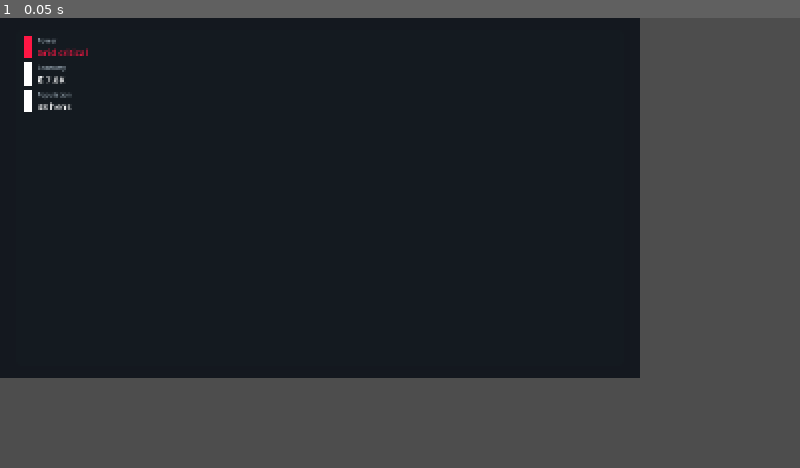
Above: before the commit, frame 1.
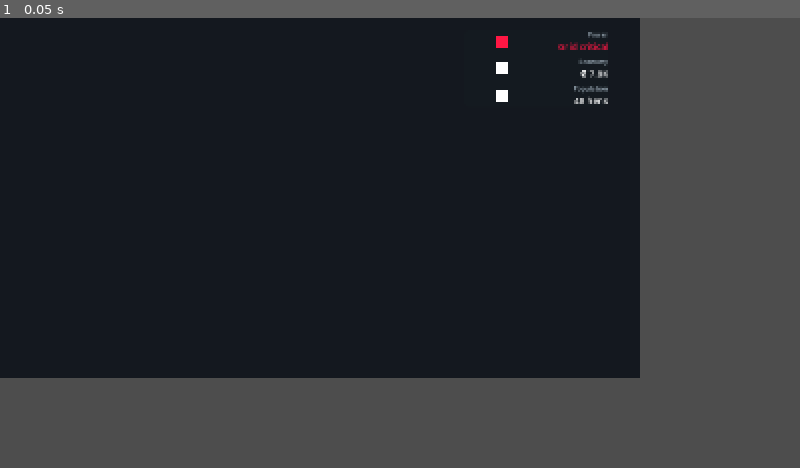
Above: after the commit, the same moment.

Repository: Balooog/Project_Yolkless
Game: Godot game, scene res://scenes/ui_baseline/hud_power_critical.tscn
The game is run twice, just before and just after one commit, with the same random seed, the same clock (stepped at 60 frames per second) and the same inputs. This scene is started directly instead of the project's main scene.
Inputs:
- Up to frame 1 (0.05 s): no input

The runs differ from the first frame. In frame 1, 0.7% of the frame differs, in the area x 3-76%, y 3-21%.

Commit message:
PX-018.5 UI Baseline finalized: real headless renders + linter

Diff:
--- a/scenes/ui_baseline/HUD_StatusBase.tscn
+++ b/scenes/ui_baseline/HUD_StatusBase.tscn
@@ -13,100 +13,122 @@
 anchor_bottom = 1.0
 color = Color(0.078, 0.094, 0.122, 1)
 
-[node name="SafeMargin" type="MarginContainer" parent="."]
+[node name="DockPanel" type="PanelContainer" parent="."]
+unique_name_in_owner = true
+offset_left = 928.0
+offset_top = 24.0
+offset_right = 1216.0
+offset_bottom = 152.0
+custom_minimum_size = Vector2(288, 128)
+
+[node name="DockMargin" type="MarginContainer" parent="DockPanel"]
 anchor_right = 1.0
 anchor_bottom = 1.0
-theme_override_constants/margin_left = 32
-theme_override_constants/margin_top = 24
-theme_override_constants/margin_right = 32
-theme_override_constants/margin_bottom = 24
+offset_right = 0.0
+offset_bottom = 0.0
+theme_override_constants/margin_left = 64
+theme_override_constants/margin_top = 0
+theme_override_constants/margin_right = 0
+theme_override_constants/margin_bottom = 0
 
-[node name="DockPanel" type="PanelContainer" parent="SafeMargin"]
-unique_name_in_owner = true
-anchor_left = 1.0
-anchor_right = 1.0
-offset_left = -288.0
-offset_right = 0.0
-offset_top = 0.0
-offset_bottom = 128.0
-theme_override_material = null
-
-[node name="StatusColumn" type="VBoxContainer" parent="SafeMargin/DockPanel"]
+[node name="StatusColumn" type="VBoxContainer" parent="DockPanel/DockMargin"]
+custom_minimum_size = Vector2(224, 96)
 size_flags_horizontal = 3
 size_flags_vertical = 3
 theme_override_constants/separation = 8
 
-[node name="PowerRow" type="HBoxContainer" parent="SafeMargin/DockPanel/StatusColumn"]
+[node name="PowerRow" type="HBoxContainer" parent="DockPanel/DockMargin/StatusColumn"]
 unique_name_in_owner = true
-size_flags_horizontal = 3
+custom_minimum_size = Vector2(224, 32)
+size_flags_horizontal = 0
 theme_override_constants/separation = 8
 
-[node name="PowerIcon" type="ColorRect" parent="SafeMargin/DockPanel/StatusColumn/PowerRow"]
+[node name="PowerIcon" type="ColorRect" parent="DockPanel/DockMargin/StatusColumn/PowerRow"]
 unique_name_in_owner = true
-custom_minimum_size = Vector2(18, 18)
+custom_minimum_size = Vector2(24, 24)
+size_flags_vertical = 4
 corner_radius_top_left = 4
 corner_radius_top_right = 4
 corner_radius_bottom_left = 4
 corner_radius_bottom_right = 4
 
-[node name="PowerText" type="VBoxContainer" parent="SafeMargin/DockPanel/StatusColumn/PowerRow"]
+[node name="PowerText" type="VBoxContainer" parent="DockPanel/DockMargin/StatusColumn/PowerRow"]
+custom_minimum_size = Vector2(192, 32)
 size_flags_horizontal = 3
 theme_override_constants/separation = 2
 
-[node name="PowerTitle" type="Label" parent="SafeMargin/DockPanel/StatusColumn/PowerRow/PowerText"]
+[node name="PowerTitle" type="Label" parent="DockPanel/DockMargin/StatusColumn/PowerRow/PowerText"]
 unique_name_in_owner = true
 text = "Power"
+horizontal_alignment = 2
+size_flags_horizontal = 3
 
-[node name="PowerValue" type="Label" parent="SafeMargin/DockPanel/StatusColumn/PowerRow/PowerText"]
+[node name="PowerValue" type="Label" parent="DockPanel/DockMargin/StatusColumn/PowerRow/PowerText"]
 unique_name_in_owner = true
 text = "Load Stable"
+horizontal_alignment = 2
+size_flags_horizontal = 3
 
-[node name="EconomyRow" type="HBoxContainer" parent="SafeMargin/DockPanel/StatusColumn"]
+[node name="EconomyRow" type="HBoxContainer" parent="DockPanel/DockMargin/StatusColumn"]
 unique_name_in_owner = true
-size_flags_horizontal = 3
+custom_minimum_size = Vector2(224, 32)
+size_flags_horizontal = 0
 theme_override_constants/separation = 8
 
-[node name="EconomyIcon" type="ColorRect" parent="SafeMargin/DockPanel/StatusColumn/EconomyRow"]
+[node name="EconomyIcon" type="ColorRect" parent="DockPanel/DockMargin/StatusColumn/EconomyRow"]
 unique_name_in_owner = true
-custom_minimum_size = Vector2(18, 18)
+custom_minimum_size = Vector2(24, 24)
+size_flags_vertical = 4
 corner_radius_top_left = 4
 corner_radius_top_right = 4
 corner_radius_bottom_left = 4
 corner_radius_bottom_right = 4
 
-[node name="EconomyText" type="VBoxContainer" parent="SafeMargin/DockPanel/StatusColumn/EconomyRow"]
+[node name="EconomyText" type="VBoxContainer" parent="DockPanel/DockMargin/StatusColumn/EconomyRow"]
+custom_minimum_size = Vector2(192, 32)
 size_flags_horizontal = 3
 theme_override_constants/separation = 2
 
-[node name="EconomyTitle" type="Label" parent="SafeMargin/DockPanel/StatusColumn/EconomyRow/EconomyText"]
+[node name="EconomyTitle" type="Label" parent="DockPanel/DockMargin/StatusColumn/EconomyRow/EconomyText"]
 unique_name_in_owner = true
 text = "Economy"
+horizontal_alignment = 2
+size_flags_horizontal = 3
 
-[node name="EconomyValue" type="Label" parent="SafeMargin/DockPanel/StatusColumn/EconomyRow/EconomyText"]
+[node name="EconomyValue" type="Label" parent="DockPanel/DockMargin/StatusColumn/EconomyRow/EconomyText"]
 unique_name_in_owner = true
 text = "₡ 0"
+horizontal_alignment = 2
+size_flags_horizontal = 3
 
-[node name="PopulationRow" type="HBoxContainer" parent="SafeMargin/DockPanel/StatusColumn"]
+[node name="PopulationRow" type="HBoxContainer" parent="DockPanel/DockMargin/StatusColumn"]
 unique_name_in_owner = true
-size_flags_horizontal = 3
+custom_minimum_size = Vector2(224, 32)
+size_flags_horizontal = 0
 theme_override_constants/separation = 8
 
-[node name="PopulationIcon" type="ColorRect" parent="SafeMargin/DockPanel/StatusColumn/PopulationRow"]
+[node name="PopulationIcon" type="ColorRect" parent="DockPanel/DockMargin/StatusColumn/PopulationRow"]
 unique_name_in_owner = true
-custom_minimum_size = Vector2(18, 18)
+custom_minimum_size = Vector2(24, 24)
+size_flags_vertical = 4
 corner_radius_top_left = 4
 corner_radius_top_right = 4
 corner_radius_bottom_left = 4
 corner_radius_bottom_right = 4
 
-[node name="PopulationText" type="VBoxContainer" parent="SafeMargin/DockPanel/StatusColumn/PopulationRow"]
+[node name="PopulationText" type="VBoxContainer" parent="DockPanel/DockMargin/StatusColumn/PopulationRow"]
+custom_minimum_size = Vector2(192, 32)
 size_flags_horizontal = 3
 theme_override_constants/separation = 2
 
-[node name="PopulationTitle" type="Label" parent="SafeMargin/DockPanel/StatusColumn/PopulationRow/PopulationText"]
+[node name="PopulationTitle" type="Label" parent="DockPanel/DockMargin/StatusColumn/PopulationRow/PopulationText"]
 unique_name_in_owner = true
 text = "Population"
+horizontal_alignment = 2
+size_flags_horizontal = 3
 
-[node name="PopulationValue" type="Label" parent="SafeMargin/DockPanel/StatusColumn/PopulationRow/PopulationText"]
+[node name="PopulationValue" type="Label" parent="DockPanel/DockMargin/StatusColumn/PopulationRow/PopulationText"]
 unique_name_in_owner = true
 text = "0 hens"
+horizontal_alignment = 2
+size_flags_horizontal = 3
--- /dev/null
+++ b/tools/ui_capture_baseline.gd
@@ -0,0 +1,130 @@
+extends SceneTree
+
+const DEFAULT_OUTPUT := "res://dev/screenshots/ui_baseline"
+const VIEWPORT_SIZE := Vector2i(1280, 720)
+const BASELINE_SCENES := [
+	{"path": "res://scenes/ui_baseline/hud_blank_reference.tscn", "out": "hud_blank_reference.png"},
+	{"path": "res://scenes/ui_baseline/hud_power_normal.tscn", "out": "hud_power_normal.png"},
+	{"path": "res://scenes/ui_baseline/hud_power_warning.tscn", "out": "hud_power_warning.png"},
+	{"path": "res://scenes/ui_baseline/hud_power_critical.tscn", "out": "hud_power_critical.png"}
+]
+const TOAST_RECT := Rect2i(Vector2i(340, 624), Vector2i(600, 72))
+const SAFE_AREA := Rect2i(Vector2i(32, 24), Vector2i(1216, 672))
+
+var _output_dir := DEFAULT_OUTPUT
+var _root_viewport: Viewport
+
+func _init() -> void:
+	_parse_args()
+	call_deferred("_run_capture")
+
+func _ready() -> void:
+	_ensure_viewport()
+
+func _ensure_viewport() -> void:
+	if _root_viewport:
+		return
+	_root_viewport = get_root()
+	_root_viewport.size = VIEWPORT_SIZE
+	DisplayServer.window_set_size(VIEWPORT_SIZE)
+	_root_viewport.canvas_item_default_texture_filter = Viewport.DEFAULT_CANVAS_ITEM_TEXTURE_FILTER_LINEAR
+
+func _parse_args() -> void:
+	for arg in OS.get_cmdline_user_args():
+		if arg.begins_with("--output="):
+			var custom := arg.substr("--output=".length())
+			if custom != "":
+				_output_dir = custom
+
+func _log(message: String) -> void:
+	print("[baseline]", message)
+
+func _absolute_output_dir() -> String:
+	return ProjectSettings.globalize_path(_output_dir)
+
+func _prepare_output_dir() -> void:
+	var absolute := _absolute_output_dir()
+	if DirAccess.make_dir_recursive_absolute(absolute) != OK:
+		push_error("Failed to create output directory: %s" % absolute)
+
+func _capture_viewport_image() -> Image:
+	await process_frame
+	var texture := _root_viewport.get_texture()
+	return texture.get_image()
+
+func _clear_scene(instance: Node) -> void:
+	if instance:
+		instance.queue_free()
+	await process_frame
+
+func _save_png(image: Image, filename: String) -> void:
+	_mask_toast(image)
+	_mask_outside_safe_area(image)
+	var absolute := _absolute_output_dir()
+	var full_path := absolute.path_join(filename)
+	var err := image.save_png(full_path)
+	if err != OK:
+		push_error("Failed to save %s (err=%d)" % [full_path, err])
+	else:
+		_log("saved %s" % full_path)
+
+func _load_scene(path: String) -> PackedScene:
+	var scene := load(path)
+	if scene == null:
+		push_error("Missing baseline scene: %s" % path)
+	return scene
+
+func _run_capture() -> void:
+	_ensure_viewport()
+	await _capture_all()
+	quit()
+
+func _capture_all() -> void:
+	_prepare_output_dir()
+	for entry in BASELINE_SCENES:
+		var scene_path: String = entry.get("path", "")
+		var out_name: String = entry.get("out", "")
+		if scene_path == "" or out_name == "":
+			continue
+		await _capture_scene(scene_path, out_name)
+
+func _capture_scene(scene_path: String, out_name: String) -> void:
+	_log("capturing %s" % scene_path)
+	var packed := _load_scene(scene_path)
+	if packed == null:
+		return
+	var instance := packed.instantiate()
+	if instance == null:
+		push_error("Unable to instantiate %s" % scene_path)
+		return
+	_root_viewport.add_child(instance)
+	await process_frame
+	await process_frame
+	var image := await _capture_viewport_image()
+	_save_png(image, out_name)
+	await _clear_scene(instance)
+
+func _mask_toast(image: Image) -> void:
+	if TOAST_RECT.size == Vector2i.ZERO:
+		return
+	var bg := image.get_pixel(0, 0)
+	var start_x := TOAST_RECT.position.x
+	var end_x := TOAST_RECT.position.x + TOAST_RECT.size.x
+	var start_y := TOAST_RECT.position.y
+	var end_y := TOAST_RECT.position.y + TOAST_RECT.size.y
+	for y in range(start_y, end_y):
+		for x in range(start_x, end_x):
+			image.set_pixel(x, y, bg)
+
+func _mask_outside_safe_area(image: Image) -> void:
+	if SAFE_AREA.size == Vector2i.ZERO:
+		return
+	var bg := image.get_pixel(0, 0)
+	var left := SAFE_AREA.position.x
+	var right := SAFE_AREA.position.x + SAFE_AREA.size.x
+	var top := SAFE_AREA.position.y
+	var bottom := SAFE_AREA.position.y + SAFE_AREA.size.y
+	for y in range(image.get_height()):
+		for x in range(image.get_width()):
+			if x < left or x >= right or y < top or y >= bottom:
+				image.set_pixel(x, y, bg)
--- a/tools/ui_screenshots.gd
+++ b/tools/ui_screenshots.gd
@@ -53,7 +53,9 @@
 		printerr("ui_screenshots.gd: failed to create output directory %s" % [absolute_output])
 
 	for scene_path in scenes:
+		print("ui_screenshots.gd: capturing ", scene_path)
 		await _capture_scene(scene_path, absolute_output)
+		print("ui_screenshots.gd: finished ", scene_path)
 
 	quit()
 
@@ -67,10 +69,6 @@
 		print("ui_screenshots.gd: capture disabled; skipping %s" % scene_path)
 		return
 
-	if OS.has_feature("headless"):
-		print("ui_screenshots.gd: headless renderer, skipping capture for %s" % scene_path)
-		return
-
 	var instance := packed.instantiate()
 	if instance == null:
 		printerr("ui_screenshots.gd: cannot instantiate %s" % scene_path)
@@ -82,8 +80,9 @@
 	# Allow layout to settle across a couple of frames.
 	await process_frame
 	await process_frame
-	RenderingServer.force_draw(true, 0.0)
-	await RenderingServer.frame_post_draw
+	if not OS.has_feature("headless"):
+		RenderingServer.force_draw(true, 0.0)
+		await RenderingServer.frame_post_draw
 
 	var viewport := get_root()
 	var texture := viewport.get_texture()
--- a/ui/baseline/HUDStatusDock.gd
+++ b/ui/baseline/HUDStatusDock.gd
@@ -83,10 +83,10 @@
 	style.corner_radius_top_right = radius
 	style.corner_radius_bottom_left = radius
 	style.corner_radius_bottom_right = radius
-	style.content_margin_left = int(round(TOKENS.spacing_value(&"space_lg")))
-	style.content_margin_right = int(round(TOKENS.spacing_value(&"space_lg")))
-	style.content_margin_top = int(round(TOKENS.spacing_value(&"space_md")))
-	style.content_margin_bottom = int(round(TOKENS.spacing_value(&"space_md")))
+	style.content_margin_left = 0
+	style.content_margin_right = 0
+	style.content_margin_top = 0
+	style.content_margin_bottom = 0
 	_panel.add_theme_stylebox_override("panel", style)
 
 func _apply_static_tokens() -> void:
Binary file changed: dev/screenshots/ui_baseline/hud_blank_reference.png
Not shown, removed: dev/screenshots/ui_baseline/hud_blank_reference.png.import
Binary file changed: dev/screenshots/ui_baseline/hud_power_critical.png
Not shown, removed: dev/screenshots/ui_baseline/hud_power_critical.png.import
Binary file changed: dev/screenshots/ui_baseline/hud_power_normal.png
Not shown, removed: dev/screenshots/ui_baseline/hud_power_normal.png.import
Binary file changed: dev/screenshots/ui_baseline/hud_power_warning.png
Not shown, removed: dev/screenshots/ui_baseline/hud_power_warning.png.import
Not shown, changed: .github/workflows/ci.yml
Not shown, changed: docs/dev/Build_Cookbook.md
Not shown, changed: docs/qa/RM-010-ui-checklist.md
Not shown, changed: docs/roadmap/Shipping_Implementation_Plan.md
(and 6 more such lines)
